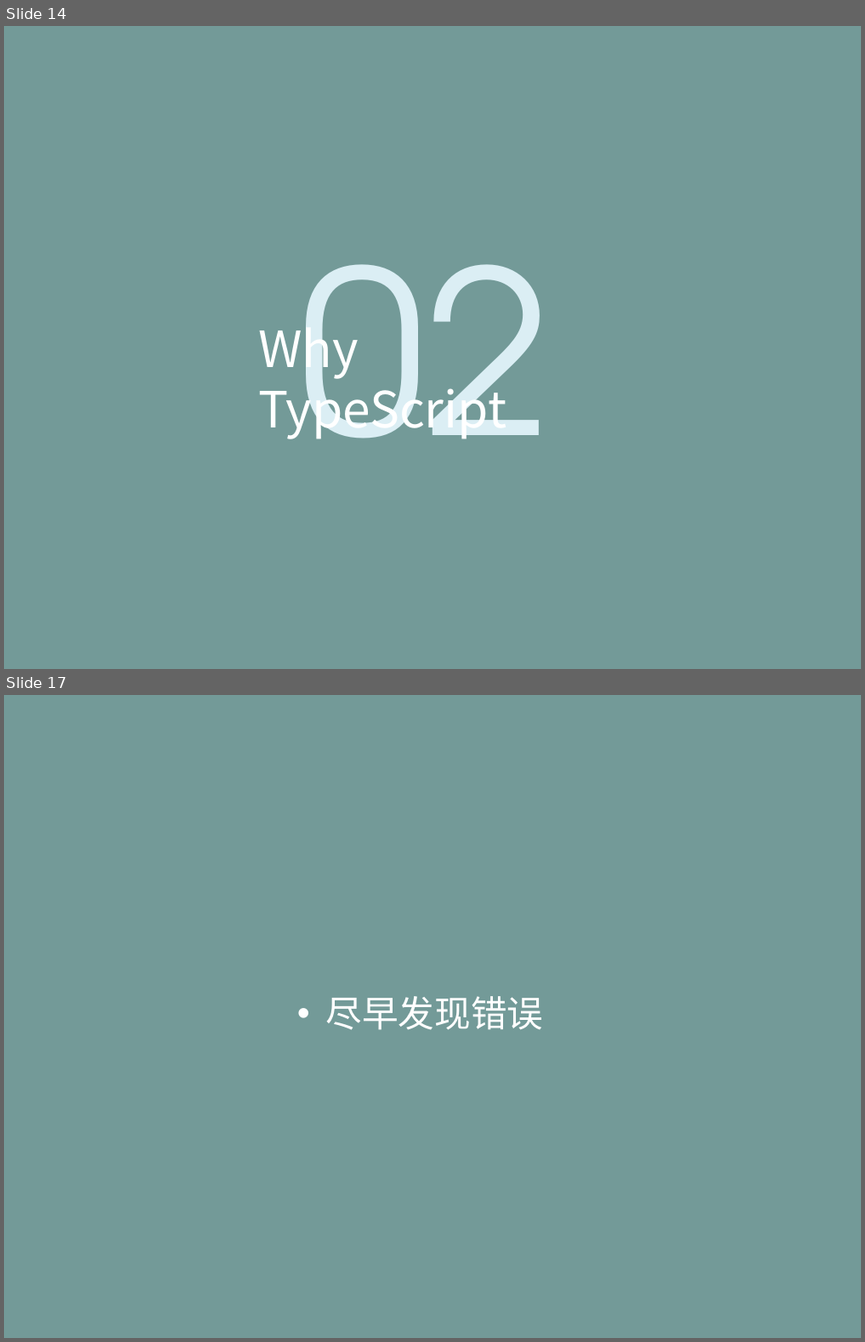
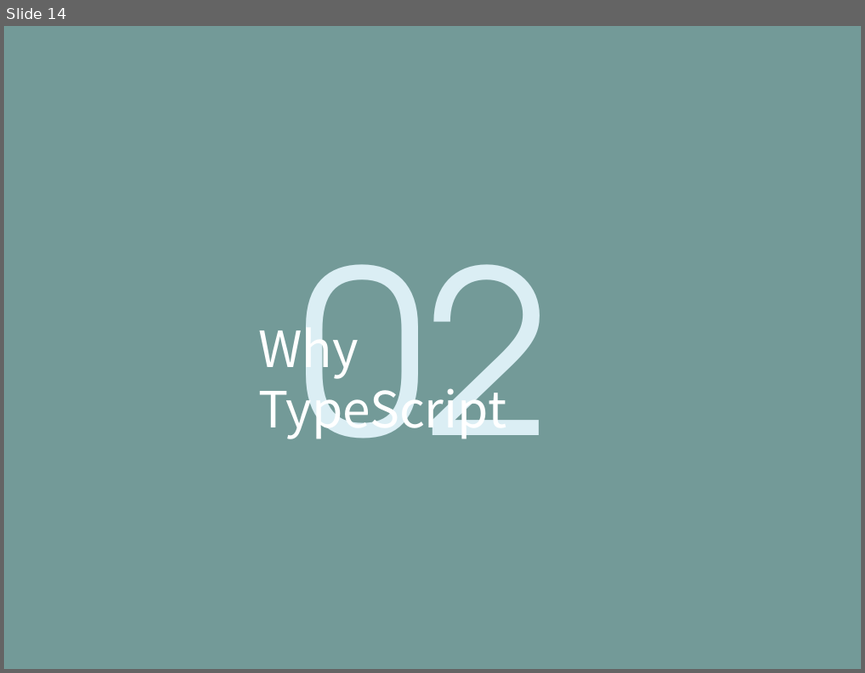
Before and after one commit to life0727/blog, a slide deck: ppt/typescript.pptx. Shown one above the other, each under a label of ours: slides 14 and 17 before the commit, slide 14 after it; the slides between them are not shown. The pictures are 865x1342 and 865x673 pixels, drawn with LibreOffice and Linux fonts; fonts in the diff are those of the drawing. Boxes give left, top, right and bottom in pixels: in the first picture for what was removed or moved away, otherwise in the second. Text is boxed around its words. In the diff, an @@ line names an element or a change of style, - is before the commit and + after.

```diff
--- a/ppt/typescript.pptx
+++ b/ppt/typescript.pptx
@@ slide 17 removed at [4,695,861,1338], background #739A98 @@
@@ text removed at [326,996,544,1030] @@
-• 尽早发现错误
```
Also in this commit, not shown: 11 slides added, 5 other slides removed, 1 other file.
